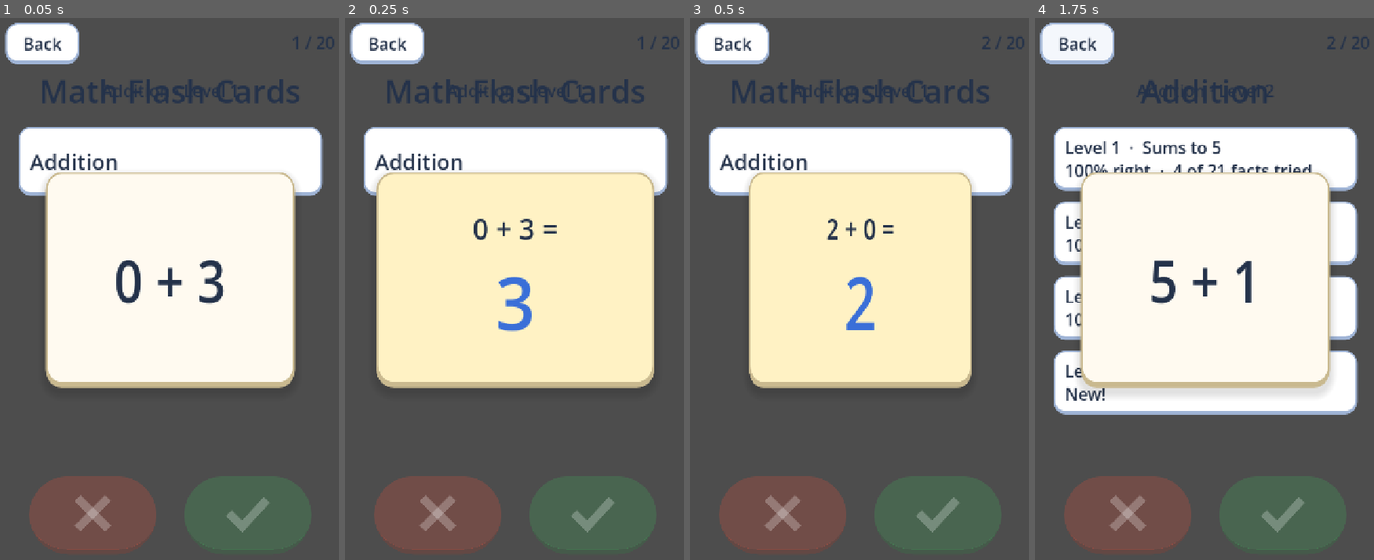
Above: before the commit, frames 1-4 (left to right).
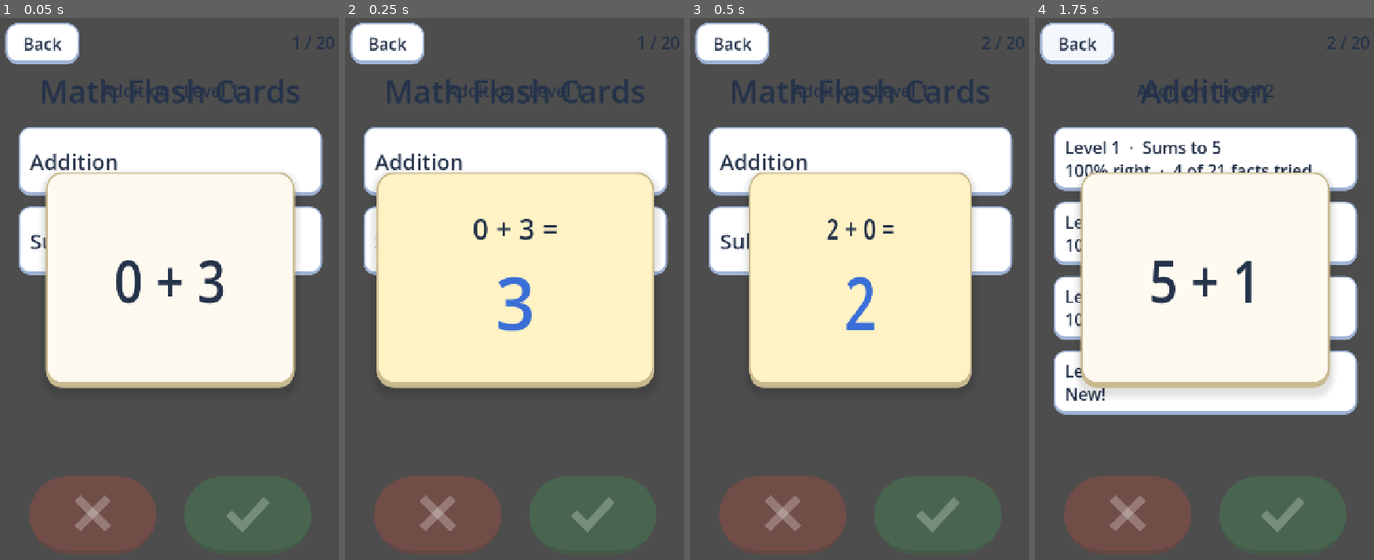
Above: after the commit, the same moments.

Repository: rotarydialer/math-flash
Game: Godot game, scene res://tests/Playtest.tscn
Same seed, same stepped clock (60 frames per second), same inputs: the game is played once before the commit and once after it. This scene is started directly instead of the project's main scene.
Inputs:
- Up to frame 1 (0.05 s): no input
- Up to frame 2 (0.25 s): no input
- Up to frame 3 (0.5 s): no input
- Up to frame 4 (1.75 s): click "Addition" at 0.5 s; click "Back" at 1.25 s

The runs differ from the first frame. In frame 1, 2.0% of the frame differs, in the area x 5-96%, y 34-48%; in frame 2, 0.9%; in frame 3, 3.0%; in frame 4, nothing differs.

Commit message:
feat: Subtraction

Diff:
--- a/data/categories.gd
+++ b/data/categories.gd
@@ -7,9 +7,10 @@
 ## Each level may set:
 ##   a, b          inclusive [lo, hi] range for each operand
 ##   max_result    drop facts whose answer is above this
-##   no_regroup    drop facts that need carrying (any column sums past 9)
+##   no_regroup    drop facts that need carrying or borrowing in any column
 ##   hint          short range description shown under the level name
-## Adding a category: a new entry here plus its operator in `Problems.answer`.
+## Facts with a negative answer are always dropped, so subtraction ranges can be written loosely.
+## Adding a category: a new entry here plus its operator in `Problems.answer` / `Problems.SYMBOLS`.
 
 static var DATA := [
 	{
@@ -21,6 +22,17 @@
 			{"hint": "Sums to 10", "a": [0, 10], "b": [0, 10], "max_result": 10},
 			{"hint": "Up to 10 + 10", "a": [0, 10], "b": [0, 10]},
 			{"hint": "Two digits + one", "a": [10, 99], "b": [1, 9], "no_regroup": true},
+		],
+	},
+	{
+		"id": &"subtraction",
+		"name": "Subtraction",
+		"op": "-",
+		"levels": [
+			{"hint": "From 5 or less", "a": [0, 5], "b": [0, 5]},
+			{"hint": "From 10 or less", "a": [0, 10], "b": [0, 10]},
+			{"hint": "Up to 20 − 10", "a": [0, 20], "b": [0, 10], "max_result": 10},
+			{"hint": "Two digits − one", "a": [10, 99], "b": [1, 9], "no_regroup": true},
 		],
 	},
 ]
--- a/scripts/card.gd
+++ b/scripts/card.gd
@@ -62,7 +62,7 @@
 		flip()
 
 func question_text() -> String:
-	return "%d %s %d" % [problem["a"], problem["op"], problem["b"]]
+	return Problems.text(problem)
 
 func _draw() -> void:
 	if problem.is_empty():
--- a/scripts/game_state.gd
+++ b/scripts/game_state.gd
@@ -15,22 +15,27 @@
 var state: int = State.MENU
 var level_cfg: Dictionary = {}
 var current_round: FlashRound
-## Level to open straight into at boot, from `-- --level=N` (0 = show the menu).
+## Level to open straight into at boot, from `-- --level=N` (0 = show the menu), in the
+## category from `--category=id` (Addition if omitted).
 var start_level := 0
+var start_category: StringName = &"addition"
 
 func _ready() -> void:
 	_parse_cmdline()
 
-## `godot --path . -- --level=3` launches straight into Addition level 3 (playtesting).
+## `godot --path . -- --level=3` launches straight into Addition level 3;
+## add `--category=subtraction` for another category (playtesting).
 func _parse_cmdline() -> void:
 	for arg in OS.get_cmdline_user_args():
 		if arg.begins_with("--level="):
 			start_level = maxi(0, int(arg.get_slice("=", 1)))
+		elif arg.begins_with("--category="):
+			start_category = StringName(arg.get_slice("=", 1))
 
 ## Main calls this once at boot.
 func boot() -> void:
-	if start_level > 0:
-		start_round(&"addition", start_level)
+	if start_level > 0 and not Categories.category(start_category).is_empty():
+		start_round(start_category, start_level)
 	else:
 		to_menu()
 
--- a/scripts/problems.gd
+++ b/scripts/problems.gd
@@ -2,19 +2,28 @@
 extends RefCounted
 
 ## Pure problem generation — no nodes, so it runs headless in tests. A problem is a Dictionary
-## `{a, b, op, answer, key}`; `key` (e.g. "3+4") is how Stats files answers for that fact.
+## `{a, b, op, answer, key}`; `key` (e.g. "3+4", "7-2") is how Stats files answers for that fact.
+
+## How each operator is shown on a card (a true minus sign reads better than a hyphen).
+const SYMBOLS := {"+": "+", "-": "−"}
 
 static func answer(a: int, op: String, b: int) -> int:
 	match op:
 		"+":
 			return a + b
+		"-":
+			return a - b
 	push_error("Problems: unknown operator '%s'" % op)
 	return 0
 
 static func make(a: int, op: String, b: int) -> Dictionary:
 	return {"a": a, "b": b, "op": op, "answer": answer(a, op, b), "key": "%d%s%d" % [a, op, b]}
 
-## Every fact a level allows, in a stable order.
+## The problem as the student sees it, e.g. "7 − 2".
+static func text(p: Dictionary) -> String:
+	return "%d %s %d" % [p["a"], SYMBOLS.get(p["op"], p["op"]), p["b"]]
+
+## Every fact a level allows, in a stable order. Negative answers are never dealt.
 static func all_facts(level_cfg: Dictionary) -> Array:
 	var op: String = level_cfg["op"]
 	var ra: Array = level_cfg["a"]
@@ -23,17 +32,21 @@
 	for a in range(ra[0], ra[1] + 1):
 		for b in range(rb[0], rb[1] + 1):
 			var p := make(a, op, b)
+			if p["answer"] < 0:
+				continue
 			if level_cfg.has("max_result") and p["answer"] > level_cfg["max_result"]:
 				continue
-			if level_cfg.get("no_regroup", false) and _regroups(a, b):
+			if level_cfg.get("no_regroup", false) and _regroups(a, op, b):
 				continue
 			facts.append(p)
 	return facts
 
-## True when adding column by column would carry.
-static func _regroups(a: int, b: int) -> bool:
+## True when working column by column would carry (addition) or borrow (subtraction).
+static func _regroups(a: int, op: String, b: int) -> bool:
 	while a > 0 or b > 0:
-		if a % 10 + b % 10 > 9:
+		if op == "+" and a % 10 + b % 10 > 9:
+			return true
+		if op == "-" and a % 10 < b % 10:
 			return true
 		a /= 10
 		b /= 10
--- a/tests/playtest.gd
+++ b/tests/playtest.gd
@@ -1,7 +1,7 @@
 extends Node2D
 
 ## Headless end-to-end playtest: builds the real PlayScreen, then a bot plays one full round of
-## every Addition level through the actual tap flow — tap the card, wait for the flip, press
+## every level in every category through the actual tap flow — tap the card, wait for the flip, press
 ## ✓ or ✗ at random — checking the counter, button states, the summary score and that Stats
 ## recorded every answer. It also walks the two-page menu (categories → levels → round → back).
 ## Uses a throwaway profile so real progress isn't touched. Run with:
@@ -34,15 +34,16 @@
 
 func _run() -> void:
 	_check_menu()
-	for n in range(1, Categories.level_count(&"addition") + 1):
-		await _play_level(n)
+	for cat in Categories.DATA:
+		for n in range(1, Categories.level_count(cat["id"]) + 1):
+			await _play_level(cat["id"], n)
 	Stats.clear()
 	print("Checks: %d  Failures: %d" % [_checks, _failures])
 	print("PLAYTEST PASSED" if _failures == 0 else "PLAYTEST FAILED")
 	get_tree().quit(_failures)
 
-func _play_level(n: int) -> void:
-	GameState.start_round(&"addition", n)
+func _play_level(category_id: StringName, n: int) -> void:
+	GameState.start_round(category_id, n)
 	var cfg := GameState.level_cfg
 	var total := GameState.current_round.size()
 	var before: Dictionary = Stats.level_summary(cfg)
@@ -68,24 +69,25 @@
 	var after: Dictionary = Stats.level_summary(cfg)
 	_check(after["right"] - before["right"] == expected_score, "L%d: Stats counted every ✓" % n)
 	_check(after["wrong"] - before["wrong"] == total - expected_score, "L%d: Stats counted every ✗" % n)
-	print("level %d: %d / %d" % [n, expected_score, total])
+	print("%s level %d: %d / %d" % [category_id, n, expected_score, total])
 	GameState.to_menu()
-	_check(_menu.category_id == &"addition", "L%d: leaving a round lands on its category's levels" % n)
+	_check(_menu.category_id == category_id, "L%d: leaving a round lands on its category's levels" % n)
 
 ## The top page lists categories; a category button opens its levels; Back returns.
 func _check_menu() -> void:
 	GameState.level_cfg = {}
 	GameState.to_menu()
-	var buttons := _menu._list.get_children()
 	_check(_menu.category_id.is_empty(), "menu opens on the category page")
-	_check(buttons.size() == Categories.DATA.size(), "one button per category")
+	_check(_menu._list.get_child_count() == Categories.DATA.size(), "one button per category")
 	_check(not _menu._back.visible, "no Back button on the top page")
-	(buttons[0] as Button).pressed.emit()
-	_check(_menu.category_id == &"addition", "the Addition button opens Addition")
-	_check(_menu._list.get_child_count() == Categories.level_count(&"addition"), "one button per level")
-	_check(_menu._back.visible, "the level page has a Back button")
-	_menu._back.pressed.emit()
-	_check(_menu.category_id.is_empty(), "Back returns to the category page")
+	for i in Categories.DATA.size():
+		var cat: Dictionary = Categories.DATA[i]
+		(_menu._list.get_child(i) as Button).pressed.emit()
+		_check(_menu.category_id == cat["id"], "the %s button opens %s" % [cat["name"], cat["name"]])
+		_check(_menu._list.get_child_count() == Categories.level_count(cat["id"]), "%s: one button per level" % cat["name"])
+		_check(_menu._back.visible, "%s: the level page has a Back button" % cat["name"])
+		_menu._back.pressed.emit()
+		_check(_menu.category_id.is_empty(), "%s: Back returns to the category page" % cat["name"])
 
 ## Wait for the flip to finish (bounded so a hang fails instead of freezing).
 func _settle() -> void:
--- a/tests/test_problems.gd
+++ b/tests/test_problems.gd
@@ -36,6 +36,10 @@
 	_check(p["answer"] == 7, "3 + 4 = 7")
 	_check(p["key"] == "3+4", "fact key is compact and order-sensitive")
 	_check(Problems.make(4, "+", 3)["key"] != p["key"], "4+3 is filed separately from 3+4")
+	var q := Problems.make(7, "-", 2)
+	_check(q["answer"] == 5 and q["key"] == "7-2", "7 - 2 = 5, filed as 7-2")
+	_check(Problems.text(q) == "7 − 2", "a card shows a true minus sign")
+	_check(Problems.text(p) == "3 + 4", "a card shows the plus sign")
 
 func _test_level_lookup() -> void:
 	var cfg := Categories.level(&"addition", 2)
@@ -47,31 +51,41 @@
 
 ## Every level's facts respect its ranges and limits, and every answer is right.
 func _test_level_facts() -> void:
-	for n in range(1, Categories.level_count(&"addition") + 1):
-		var cfg := Categories.level(&"addition", n)
-		var facts := Problems.all_facts(cfg)
-		_check(not facts.is_empty(), "level %d has facts" % n)
-		var ok := true
-		var keys := {}
-		for p in facts:
-			ok = ok and p["a"] >= cfg["a"][0] and p["a"] <= cfg["a"][1]
-			ok = ok and p["b"] >= cfg["b"][0] and p["b"] <= cfg["b"][1]
-			ok = ok and p["answer"] == p["a"] + p["b"]
-			if cfg.has("max_result"):
-				ok = ok and p["answer"] <= cfg["max_result"]
-			if cfg.get("no_regroup", false):
-				ok = ok and p["a"] % 10 + p["b"] <= 9
-			keys[p["key"]] = true
-		_check(ok, "level %d facts are in range with correct answers" % n)
-		_check(keys.size() == facts.size(), "level %d facts are all distinct" % n)
+	for cat in Categories.DATA:
+		for n in range(1, Categories.level_count(cat["id"]) + 1):
+			var cfg := Categories.level(cat["id"], n)
+			var name := "%s %d" % [cat["name"], n]
+			var facts := Problems.all_facts(cfg)
+			_check(facts.size() >= Config.DECK_SIZE, "%s has at least a deck's worth of facts" % name)
+			var ok := true
+			var keys := {}
+			for p in facts:
+				ok = ok and p["a"] >= cfg["a"][0] and p["a"] <= cfg["a"][1]
+				ok = ok and p["b"] >= cfg["b"][0] and p["b"] <= cfg["b"][1]
+				ok = ok and p["answer"] == Problems.answer(p["a"], cfg["op"], p["b"])
+				ok = ok and p["answer"] >= 0
+				if cfg.has("max_result"):
+					ok = ok and p["answer"] <= cfg["max_result"]
+				if cfg.get("no_regroup", false):
+					ok = ok and not Problems._regroups(p["a"], cfg["op"], p["b"])
+				keys[p["key"]] = true
+			_check(ok, "%s facts are in range with correct, non-negative answers" % name)
+			_check(keys.size() == facts.size(), "%s facts are all distinct" % name)
 	_check(Problems.all_facts(Categories.level(&"addition", 1)).size() == 21, "sums to 5 is 21 facts")
 	_check(Problems.all_facts(Categories.level(&"addition", 2)).size() == 66, "sums to 10 is 66 facts")
 	_check(Problems.all_facts(Categories.level(&"addition", 3)).size() == 121, "0..10 + 0..10 is 121 facts")
+	# subtraction mirrors addition: each addition fact has exactly one take-away partner
+	_check(Problems.all_facts(Categories.level(&"subtraction", 1)).size() == 21, "from 5 or less is 21 facts")
+	_check(Problems.all_facts(Categories.level(&"subtraction", 2)).size() == 66, "from 10 or less is 66 facts")
+	_check(Problems.all_facts(Categories.level(&"subtraction", 3)).size() == 121, "up to 20 − 10 is 121 facts")
 
 func _test_regrouping() -> void:
-	_check(not Problems._regroups(23, 4), "23 + 4 needs no carry")
-	_check(Problems._regroups(27, 4), "27 + 4 carries")
-	_check(not Problems._regroups(90, 9), "90 + 9 needs no carry")
+	_check(not Problems._regroups(23, "+", 4), "23 + 4 needs no carry")
+	_check(Problems._regroups(27, "+", 4), "27 + 4 carries")
+	_check(not Problems._regroups(90, "+", 9), "90 + 9 needs no carry")
+	_check(not Problems._regroups(47, "-", 3), "47 − 3 needs no borrow")
+	_check(Problems._regroups(43, "-", 7), "43 − 7 borrows")
+	_check(not Problems._regroups(40, "-", 0), "40 − 0 needs no borrow")
 
 func _test_deal() -> void:
 	var cfg := Categories.level(&"addition", 3)
Not shown, changed: README.md
